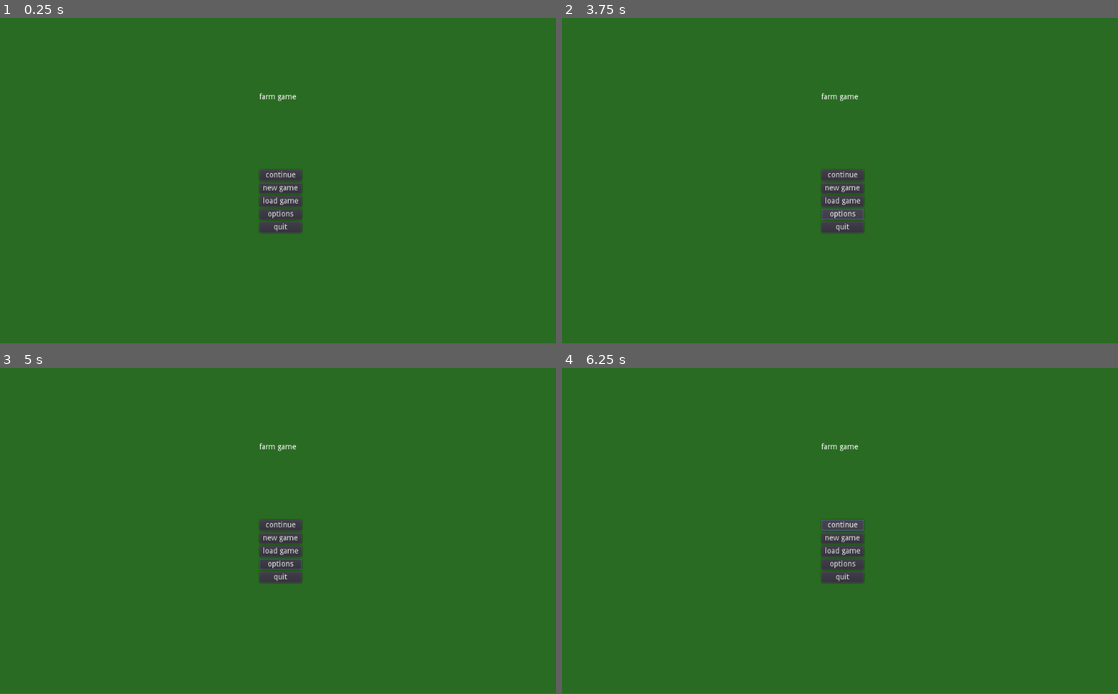
Above: before the commit, frames 1-4 (two rows, left to right).
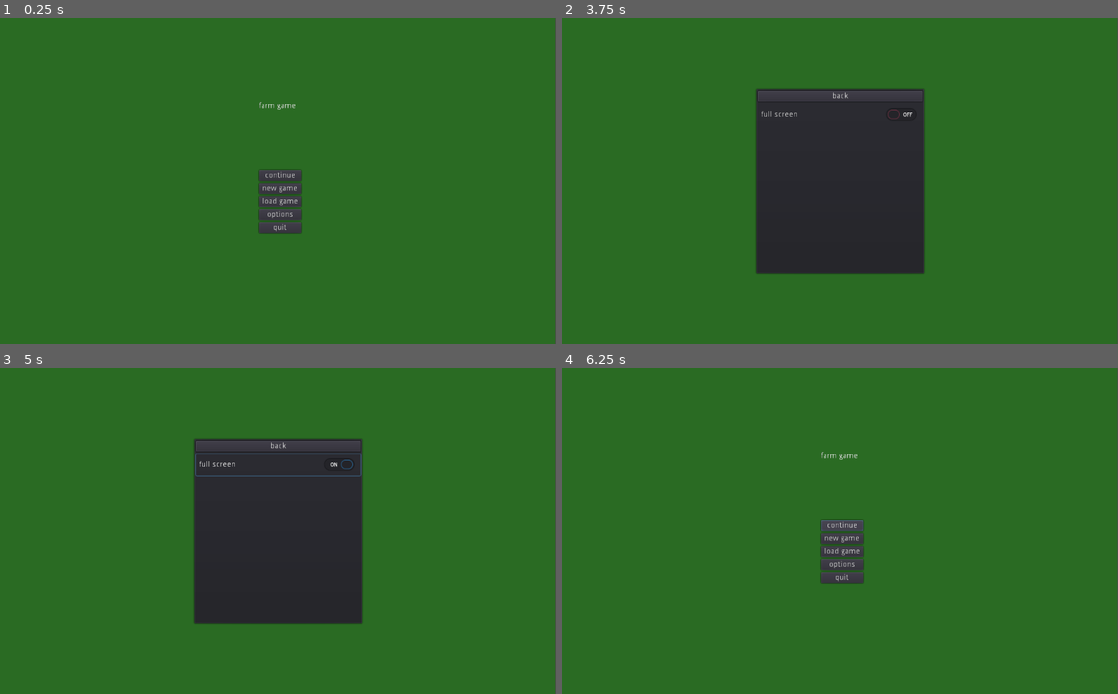
Above: after the commit, the same moments.

Repository: stoodleyc/farm
Game: Godot game, scene res://main menu.tscn
Two runs of this game, one before a commit and one after it. Both use one fixed random seed, a clock stepped at 60 frames per second and the inputs below. The project has no main scene, so this scene is started directly.
Inputs (mouse positions are in pixels of both pictures, inside the frame that each line leads up to):
- Up to frame 1 (0.25 s): no input
- Up to frame 2 (3.75 s): click "new game" at 0.5 s; click "new game" at 1.25 s; click "continue" at 2 s; click "continue" at 2.75 s; click "options" at 3.5 s
- Up to frame 3 (5 s): click (278, 465) at 4.25 s, where only the run after the commit has a clickable "full screen"
- Up to frame 4 (6.25 s): click (840, 446) at 5 s, where only the run after the commit has a clickable "back"; click "continue" at 5.75 s
In our replay, the window is 800x468 before the commit and 800x469 after it. These sizes can differ from the game's own. Grey fills any space a smaller window leaves; there, only what the larger window draws over its background counts as a difference.

The runs differ from the first frame. In frame 1, 0.6% of the frame differs, in the area x 46-100%, y 0-100%; in frame 2, 17%, in the area x 34-100%, y 0-100%; in frame 3, 17%; in frame 4, 0.7%.

Commit message:
options menu

Diff:
--- /dev/null
+++ b/farm.tscn
@@ -0,0 +1,4 @@
+[gd_scene format=2]
+
+[node name="farm" type="TileMap"]
+format = 1
--- a/main menu.gd
+++ b/main menu.gd
@@ -29,8 +29,6 @@
 	pass # Replace with function body.
 
 
-func _on_options_pressed():
-	pass # Replace with function body.
 
 
 func _on_quit_pressed():
--- a/main menu.tscn
+++ b/main menu.tscn
@@ -1,22 +1,32 @@
-[gd_scene load_steps=2 format=2]
+[gd_scene load_steps=3 format=2]
 
 [ext_resource path="res://main menu.gd" type="Script" id=1]
+[ext_resource path="res://options.tscn" type="PackedScene" id=3]
 
 [node name="menu" type="Control"]
 anchor_right = 1.0
 anchor_bottom = 1.0
+margin_left = -1.0
+margin_right = -1.0
 script = ExtResource( 1 )
 
 [node name="background" type="ColorRect" parent="."]
 anchor_right = 1.0
 anchor_bottom = 1.0
 color = Color( 0.168627, 0.423529, 0.141176, 1 )
+__meta__ = {
+"_edit_lock_": true
+}
 
 [node name="title" type="Label" parent="."]
-margin_left = 478.0
-margin_top = 139.0
-margin_right = 546.0
-margin_bottom = 153.0
+anchor_left = 0.467
+anchor_top = 0.258
+anchor_right = 0.487
+anchor_bottom = 0.301
+margin_left = -0.208008
+margin_top = 0.199997
+margin_right = 47.312
+margin_bottom = -11.6
 text = "farm game"
 
 [node name="VBoxContainer" type="VBoxContainer" parent="."]
@@ -26,8 +36,8 @@
 anchor_bottom = 0.5
 margin_left = -34.0
 margin_top = -20.0
-margin_right = 34.0
-margin_bottom = 20.0
+margin_right = 44.0
+margin_bottom = 96.0
 
 [node name="continue" type="Button" parent="VBoxContainer"]
 margin_right = 78.0
@@ -58,8 +68,10 @@
 margin_bottom = 116.0
 text = "quit"
 
+[node name="options" parent="." instance=ExtResource( 3 )]
+
 [connection signal="pressed" from="VBoxContainer/continue" to="." method="_on_continue_pressed"]
 [connection signal="pressed" from="VBoxContainer/new game" to="." method="_on_new_game_pressed"]
 [connection signal="pressed" from="VBoxContainer/load game" to="." method="_on_load_game_pressed"]
-[connection signal="pressed" from="VBoxContainer/options" to="." method="_on_options_pressed"]
+[connection signal="pressed" from="VBoxContainer/options" to="options" method="_on_options_pressed"]
 [connection signal="pressed" from="VBoxContainer/quit" to="." method="_on_quit_pressed"]
--- /dev/null
+++ b/options scripts.gd
@@ -0,0 +1,30 @@
+extends VBoxContainer
+
+
+# Declare member variables here. Examples:
+# var a = 2
+# var b = "text"
+
+
+# Called when the node enters the scene tree for the first time.
+func _ready():
+	pass # Replace with function body.
+
+
+# Called every frame. 'delta' is the elapsed time since the previous frame.
+#func _process(delta):
+#	pass
+
+
+func _on_back_pressed():
+	visible = false
+
+
+
+
+
+func _on_fullscreen_toggled(on):
+	if on:
+		OS.window_fullscreen = true
+	else:
+			OS.window_fullscreen = false
--- /dev/null
+++ b/options.gd
@@ -0,0 +1,25 @@
+extends PopupPanel
+
+
+
+func _ready():
+	pass # Replace with function body.
+
+
+
+
+
+#open and close menu
+func _on_options_pressed():
+	visible = true
+
+func _on_back_pressed():
+	visible = false
+
+
+#fullscreen option
+func _on_fullscreen_toggled(on):
+	if on:
+		OS.window_fullscreen = true
+	else:
+			OS.window_fullscreen = false
--- /dev/null
+++ b/options.tscn
@@ -0,0 +1,38 @@
+[gd_scene load_steps=2 format=2]
+
+[ext_resource path="res://options.gd" type="Script" id=1]
+
+[node name="options" type="PopupPanel"]
+anchor_left = 0.5
+anchor_top = 0.5
+anchor_right = 0.5
+anchor_bottom = 0.5
+margin_left = -155.5
+margin_top = -170.5
+margin_right = 155.5
+margin_bottom = 170.5
+script = ExtResource( 1 )
+
+[node name="VBoxContainer" type="VBoxContainer" parent="."]
+anchor_left = 0.5
+anchor_top = 0.5
+anchor_right = 0.5
+anchor_bottom = 0.5
+margin_left = -151.5
+margin_top = -166.5
+margin_right = 151.5
+margin_bottom = 166.5
+
+[node name="back" type="Button" parent="VBoxContainer"]
+margin_right = 303.0
+margin_bottom = 20.0
+text = "back"
+
+[node name="fullscreen" type="CheckButton" parent="VBoxContainer"]
+margin_top = 24.0
+margin_right = 303.0
+margin_bottom = 64.0
+text = "full screen"
+
+[connection signal="pressed" from="VBoxContainer/back" to="." method="_on_back_pressed"]
+[connection signal="toggled" from="VBoxContainer/fullscreen" to="." method="_on_fullscreen_toggled"]
--- a/project.godot
+++ b/project.godot
@@ -13,6 +13,10 @@
 config/name="Farm"
 config/icon="res://icon.png"
 
+[display]
+
+window/stretch/mode="2d"
+
 [physics]
 
 common/enable_pause_aware_picking=true
